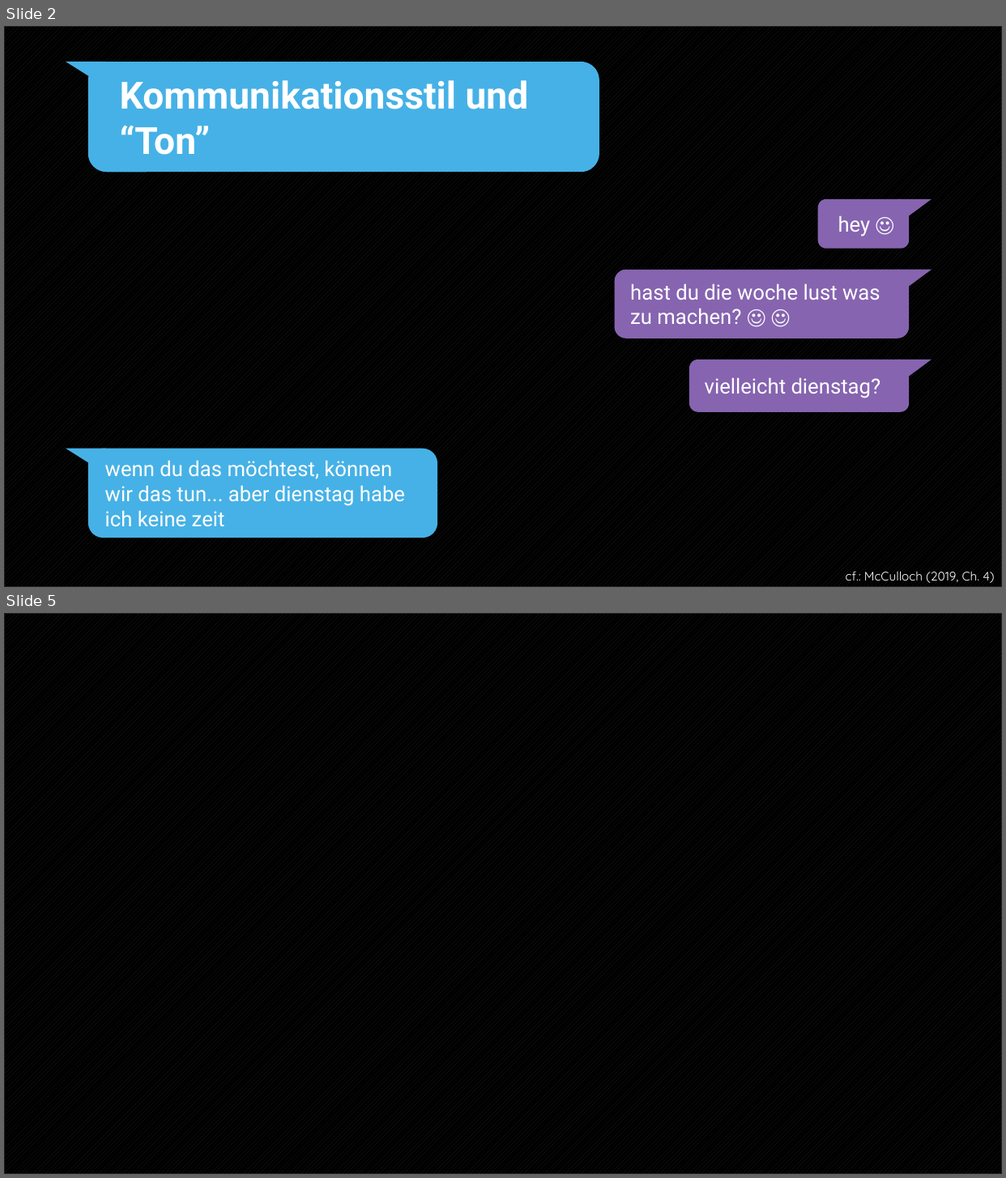
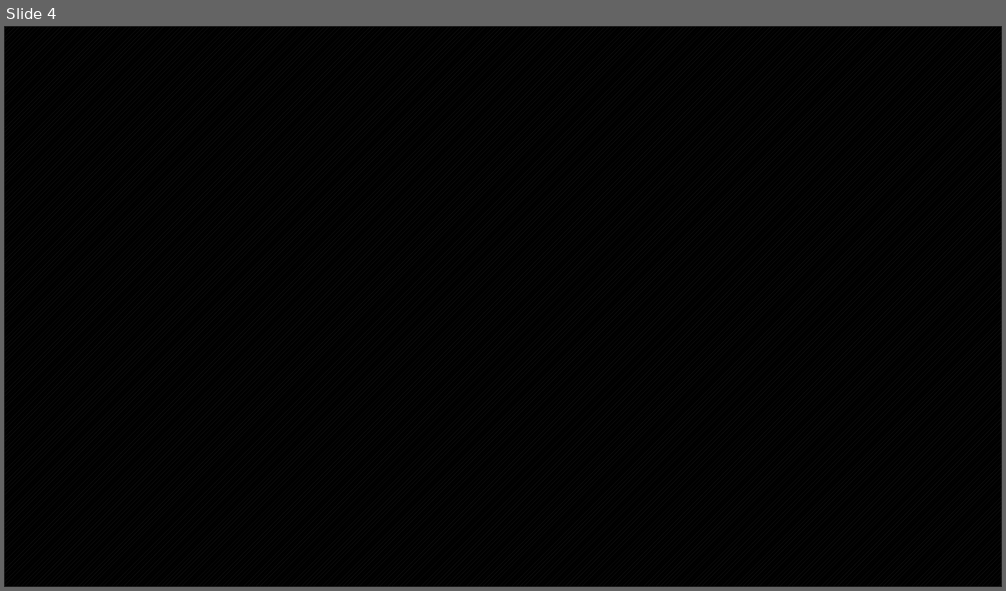
Before and after one commit to endorivium/informational-mastery, a slide deck: KVM/Präsentation/KVM_MissverständnisseTexten.pptx. Shown one above the other, each under a label of ours: slides 2 and 5 before the commit, slide 4 after it; the slides between them are not shown. The pictures are 1006x1178 and 1006x591 pixels, drawn with LibreOffice and Linux fonts; fonts in the diff are those of the drawing; background and template pictures are left out. Boxes give left, top, right and bottom in pixels: in the first picture for what was removed or moved away, otherwise in the second. Text is boxed around its words. In the diff, an @@ line names an element or a change of style, - is before the commit and + after.

```diff
--- a/KVM/Präsentation/KVM_MissverständnisseTexten.pptx
+++ b/KVM/Präsentation/KVM_MissverständnisseTexten.pptx
@@ slide 2 removed at box(4, 26, 1002, 587), background #212121 @@
@@ rectangle removed at box(4, 26, 1002, 587) @@
@@ right triangle removed at box(66, 62, 106, 88) @@
@@ rounded rectangle removed at box(88, 62, 599, 172) @@
-Kommunikationsstil und
-“Ton”
@@ rounded rectangle removed at box(818, 199, 909, 248) @@
-hey ☺
@@ right triangle removed at box(897, 199, 931, 224) @@
@@ rounded rectangle removed at box(615, 269, 909, 338) @@
-hast du die woche lust was
-zu machen? ☺ ☺
@@ right triangle removed at box(897, 269, 931, 295) @@
@@ rounded rectangle removed at box(690, 360, 909, 412) @@
-vielleicht dienstag?
@@ right triangle removed at box(897, 360, 931, 386) @@
@@ right triangle removed at box(66, 449, 106, 475) @@
@@ rounded rectangle removed at box(88, 449, 437, 538) @@
-wenn du das möchtest, können
-wir das tun... aber dienstag habe
-ich keine zeit
@@ text removed at box(846, 571, 994, 583) @@
-cf.: McCulloch (2019, Ch. 4)
@@ what was slide 5 is now slide 4 @@
```
Also in this commit, not shown: 2 slides changed.
